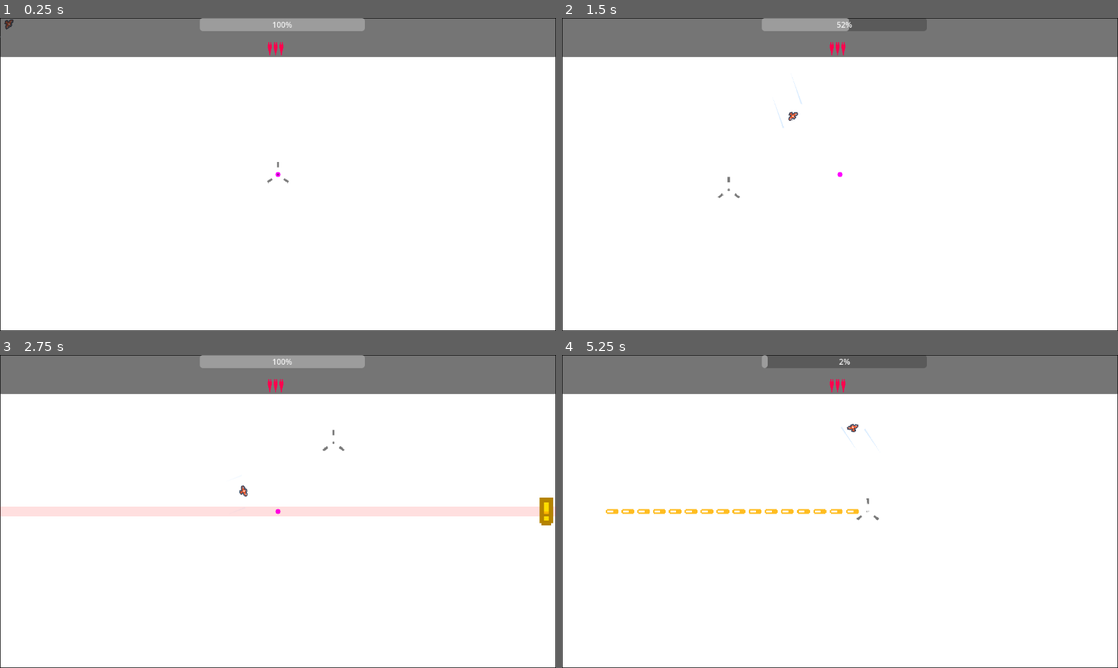
Above: before the commit, frames 1-4 (two rows, left to right).
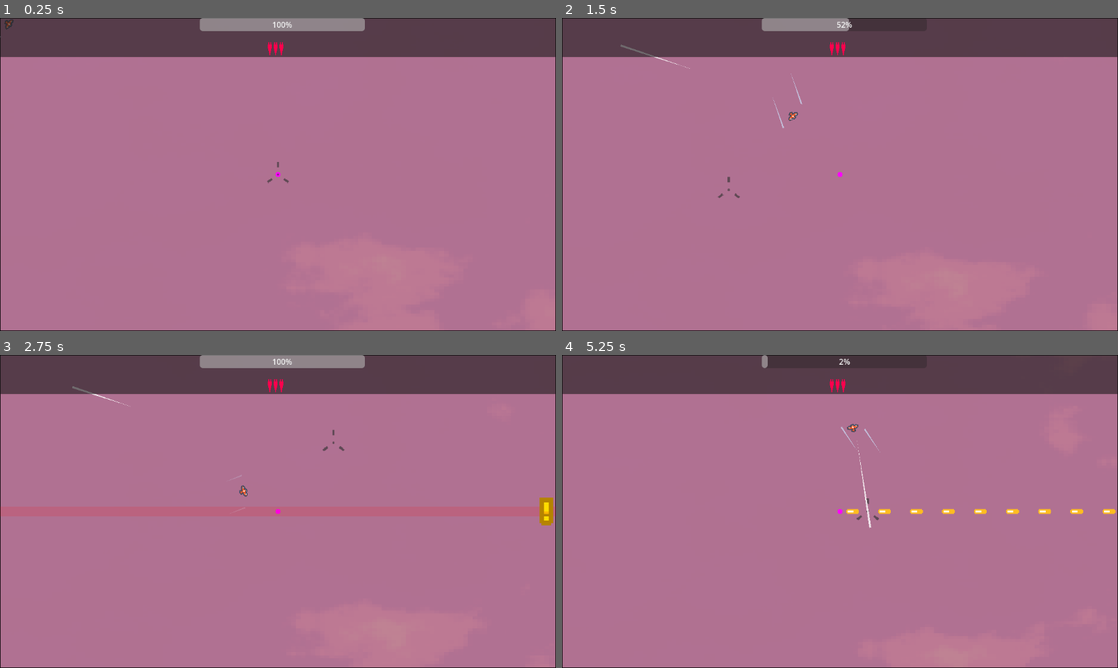
Above: after the commit, the same moments.

Repository: kickflip-games/red_alert
Game: Godot game, scene res://scenes/Main.tscn
The game is run twice, just before and just after one commit, with the same random seed, the same clock (stepped at 60 frames per second) and the same inputs.
Inputs (mouse positions are in pixels of both pictures, inside the frame that each line leads up to):
- Up to frame 1 (0.25 s): no input
- Up to frame 2 (1.5 s): move the mouse to (962, 158) at 0.52 s; press the mouse at (962, 158) at 0.53 s; move the mouse to (728, 190) at 1.27 s; release the mouse at (728, 190) at 1.28 s; click (728, 190) at 1.35 s
- Up to frame 3 (2.75 s): move the mouse to (333, 442) at 2.02 s; press the mouse at (333, 442) at 2.03 s
- Up to frame 4 (5.25 s): move the mouse to (812, 574) at 2.77 s; release the mouse at (812, 574) at 2.78 s; click (812, 574) at 2.85 s; move the mouse to (1006, 558) at 3.52 s; press the mouse at (1006, 558) at 3.53 s; move the mouse to (673, 464) at 4.27 s; release the mouse at (673, 464) at 4.28 s; click (673, 464) at 4.35 s; move the mouse to (867, 511) at 5.02 s; press the mouse at (867, 511) at 5.03 s

The runs differ from the first frame. In frame 1, 99% of the frame differs, in the area x 0-100%, y 0-100%; in frame 2, 99%; in frame 3, 98%; in frame 4, 100%.

Commit message:
add bullet attack

Diff:
--- a/project.godot
+++ b/project.godot
@@ -41,4 +41,4 @@
 textures/canvas_textures/default_texture_filter=0
 renderer/rendering_method="gl_compatibility"
 renderer/rendering_method.mobile="gl_compatibility"
-environment/defaults/default_clear_color=Color(1, 1, 1, 1)
+environment/defaults/default_clear_color=Color(0.82244706, 0.52591825, 0.49723965, 1)
--- a/scenes/Main.tscn
+++ b/scenes/Main.tscn
@@ -1,6 +1,7 @@
-[gd_scene load_steps=7 format=3 uid="uid://c7etnmicu136n"]
+[gd_scene load_steps=8 format=3 uid="uid://c7etnmicu136n"]
 
 [ext_resource type="PackedScene" uid="uid://dsmsb7kwv0ce1" path="res://managers/camera_2d.tscn" id="1_c01mt"]
+[ext_resource type="PackedScene" uid="uid://bulqqx1t7sun1" path="res://scenes/background/Background.tscn" id="1_nxtc6"]
 [ext_resource type="PackedScene" uid="uid://corxhrleskgv" path="res://scenes/player/Player.tscn" id="3_c01mt"]
 [ext_resource type="PackedScene" uid="uid://ba4erv8r40yb3" path="res://managers/AttackManager.tscn" id="4_nxtc6"]
 [ext_resource type="PackedScene" uid="uid://bib5lohuq1xli" path="res://scenes/ui/HUD.tscn" id="4_rarhs"]
@@ -8,6 +9,12 @@
 [ext_resource type="Texture2D" uid="uid://48kbqnmj1mpn" path="res://assets/textures/heart/heart_empty.png" id="6_nxtc6"]
 
 [node name="Main" type="Node2D"]
+
+[node name="Background" parent="." instance=ExtResource("1_nxtc6")]
+offset_left = -60.0
+offset_top = -84.0
+offset_right = 1207.0
+offset_bottom = 709.0
 
 [node name="Camera2D" parent="." instance=ExtResource("1_c01mt")]
 position = Vector2(576, 322)
@@ -20,3 +27,5 @@
 player = NodePath("../Player")
 heart_full_texture = ExtResource("5_c01mt")
 heart_empty_texture = ExtResource("6_nxtc6")
+
+[editable path="Background"]
--- a/scenes/attacks/BulletStreamAttack.gd
+++ b/scenes/attacks/BulletStreamAttack.gd
@@ -85,7 +85,7 @@
 		var bullet = bullet_scene.instantiate()
 		get_parent().add_child(bullet)
 
-		var pos = start_position + direction * (i * bullet_spacing)
+		var pos = start_position + direction * (-i * bullet_spacing)
 		bullet.global_position = pos
 		bullet.rotation = direction.angle()
 		bullet.linear_velocity = direction * bullet_speed
--- /dev/null
+++ b/scenes/background/Background.tscn
@@ -0,0 +1,33 @@
+[gd_scene load_steps=3 format=3 uid="uid://bulqqx1t7sun1"]
+
+[ext_resource type="Shader" uid="uid://dyspfhf2ehwfn" path="res://scenes/background/clouds.gdshader" id="1_h188h"]
+
+[sub_resource type="ShaderMaterial" id="ShaderMaterial_ad7sm"]
+shader = ExtResource("1_h188h")
+shader_parameter/transparency = 0.158000007505
+shader_parameter/color0 = Color(0.01, 0, 1, 1)
+shader_parameter/color1 = Color(0.32, 0.2, 1, 1)
+shader_parameter/color2 = Color(0.34, 0.41, 1, 1)
+shader_parameter/color3 = Color(0.39, 0.52, 1, 1)
+shader_parameter/Direction = Vector2(0, 1)
+shader_parameter/Speed = 30.0
+shader_parameter/threshold1 = 0.6
+shader_parameter/threshold2 = 0.66
+shader_parameter/threshold3 = 0.75
+shader_parameter/edge_smoothness = 0.019000000203980003
+shader_parameter/color_blend = 0.3
+shader_parameter/OCTAVE = 6
+shader_parameter/pixel_size = 128
+shader_parameter/dithering = 2.5
+
+[node name="Background" type="ColorRect"]
+material = SubResource("ShaderMaterial_ad7sm")
+anchors_preset = 15
+anchor_right = 1.0
+anchor_bottom = 1.0
+offset_left = -26.0
+offset_top = -39.0
+offset_right = -3.0
+offset_bottom = 65.0
+grow_horizontal = 2
+grow_vertical = 2
--- /dev/null
+++ b/scenes/background/clouds.gdshader
@@ -0,0 +1,108 @@
+shader_type canvas_item;
+
+uniform float transparency : hint_range(0, 1) = 1.0;
+
+// Cloud colors (with better defaults)
+uniform vec4 color0 : source_color = vec4(0.3, 0.4, 0.6, 0.0);    // Sky (transparent)
+uniform vec4 color1 : source_color = vec4(0.5, 0.6, 0.8, 0.4);    // Light cloud shadow
+uniform vec4 color2 : source_color = vec4(0.8, 0.85, 0.9, 0.7);   // Cloud body
+uniform vec4 color3 : source_color = vec4(1.0, 1.0, 1.0, 1.0);    // Cloud highlights
+
+uniform vec2 Direction = vec2(1, 1);
+uniform float Speed = 1.00;
+
+// Smoother threshold controls
+uniform float threshold1 : hint_range(0.0, 1.0) = 0.3;
+uniform float threshold2 : hint_range(0.0, 1.0) = 0.5;
+uniform float threshold3 : hint_range(0.0, 1.0) = 0.7;
+
+// Smoothness controls
+uniform float edge_smoothness : hint_range(0.01, 0.2) = 0.05;
+uniform float color_blend : hint_range(0.0, 1.0) = 0.3;
+
+uniform int OCTAVE = 4;  // Reduced for smoother clouds
+uniform int pixel_size = 32;
+uniform float dithering = 1.8;  // Less harsh
+
+vec2 random(vec2 uv){
+    uv = vec2( dot(uv, vec2(127.1,311.7) ),
+               dot(uv, vec2(269.5,183.3) ) );
+    return -1.0 + 2.0 * fract(sin(uv) * 43758.5453123);
+}
+
+float noise(vec2 uv) {
+    vec2 uv_index = floor(uv);
+    vec2 uv_fract = fract(uv);
+    vec2 blur = smoothstep(0.0, 1.0, uv_fract);
+    return mix( mix( dot( random(uv_index + vec2(0.0,0.0) ), uv_fract - vec2(0.0,0.0) ),
+                     dot( random(uv_index + vec2(1.0,0.0) ), uv_fract - vec2(1.0,0.0) ), blur.x),
+                mix( dot( random(uv_index + vec2(0.0,1.0) ), uv_fract - vec2(0.0,1.0) ),
+                     dot( random(uv_index + vec2(1.0,1.0) ), uv_fract - vec2(1.0,1.0) ), blur.x), blur.y) + 0.5;
+}
+
+float fbm(vec2 input){
+	float value = 0.0;
+	float scale = 0.5;  // Increased base scale for smoother base
+
+	input *= TIME/5000.0 + 1.0;  // Slower movement
+
+	for(int i = 0; i < OCTAVE; i++){
+		value += noise(input) * scale;
+		input *= dithering;
+		scale *= 0.5;  // Reduce each octave's influence more
+	}
+
+	return clamp(value, 0.0, 1.0);
+}
+
+float get_pixelated_moving_colors(vec2 uv, vec2 direction, float speed) {
+	speed = speed / 1000.0;
+	direction *= -1.0;
+	vec2 moving_uv = uv + (direction * TIME * speed) + vec2(0.5/float(pixel_size));
+	vec2 pixel_uv = round((moving_uv) * float(pixel_size)) / float(pixel_size);
+	float pixelated_color = fbm(pixel_uv);
+	return pixelated_color;
+}
+
+// NEW: Smooth color blending instead of hard thresholds
+vec4 smooth_cloud_colors(float density) {
+	// Use smoothstep for gradual transitions
+	float t1 = smoothstep(threshold1 - edge_smoothness, threshold1 + edge_smoothness, density);
+	float t2 = smoothstep(threshold2 - edge_smoothness, threshold2 + edge_smoothness, density);
+	float t3 = smoothstep(threshold3 - edge_smoothness, threshold3 + edge_smoothness, density);
+
+	// Blend between colors smoothly
+	vec4 result = color0;
+	result = mix(result, color1, t1);
+	result = mix(result, color2, t2);
+	result = mix(result, color3, t3);
+
+	// Optional: Add some color variation based on density
+	if (color_blend > 0.0) {
+		float variation = sin(density * 10.0) * 0.1 + cos(density * 7.0) * 0.05;
+		result.rgb += variation * color_blend;
+		result.rgb = clamp(result.rgb, 0.0, 1.0);
+	}
+
+	return result;
+}
+
+// NEW: Add secondary noise layer for more organic shapes
+float add_detail_noise(vec2 uv) {
+	vec2 detail_uv = uv * 3.0 + TIME * 0.02;
+	return noise(detail_uv) * 0.2;  // Subtle detail layer
+}
+
+void fragment(){
+	float base_density = get_pixelated_moving_colors(UV, Direction, Speed);
+
+	// Add detail layer for more organic look
+	float detail = add_detail_noise(UV);
+	float final_density = base_density + detail;
+	final_density = clamp(final_density, 0.0, 1.0);
+
+	// Use smooth color blending
+	vec4 smoothed_color = smooth_cloud_colors(final_density);
+
+	COLOR = vec4(smoothed_color.rgb, smoothed_color.a * transparency);
+}
Not shown, added: scenes/background/clouds.gdshader.uid
